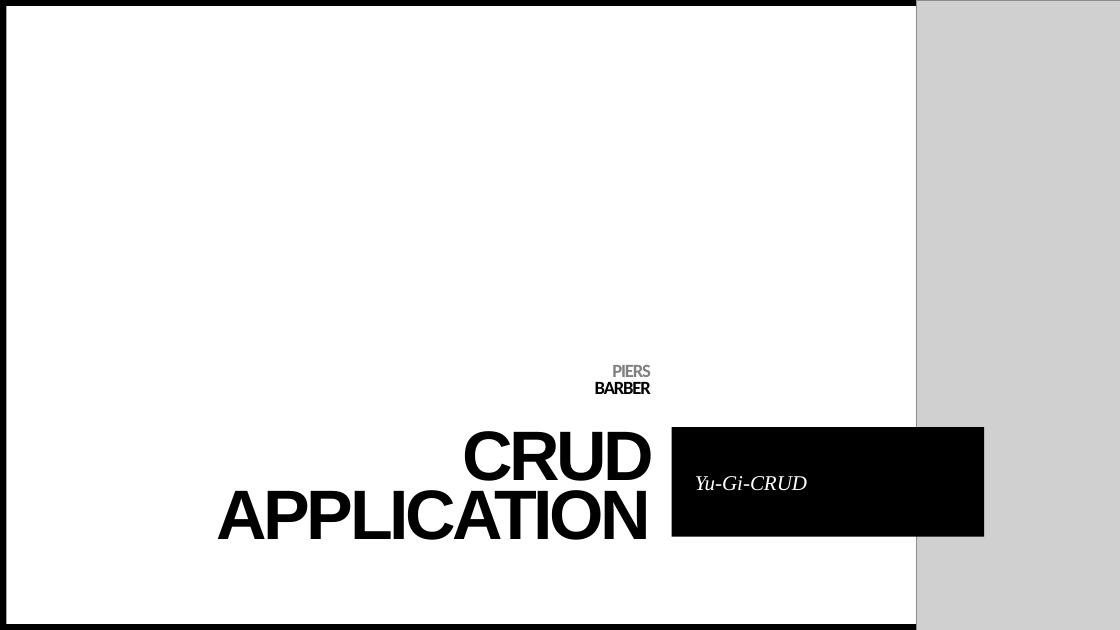
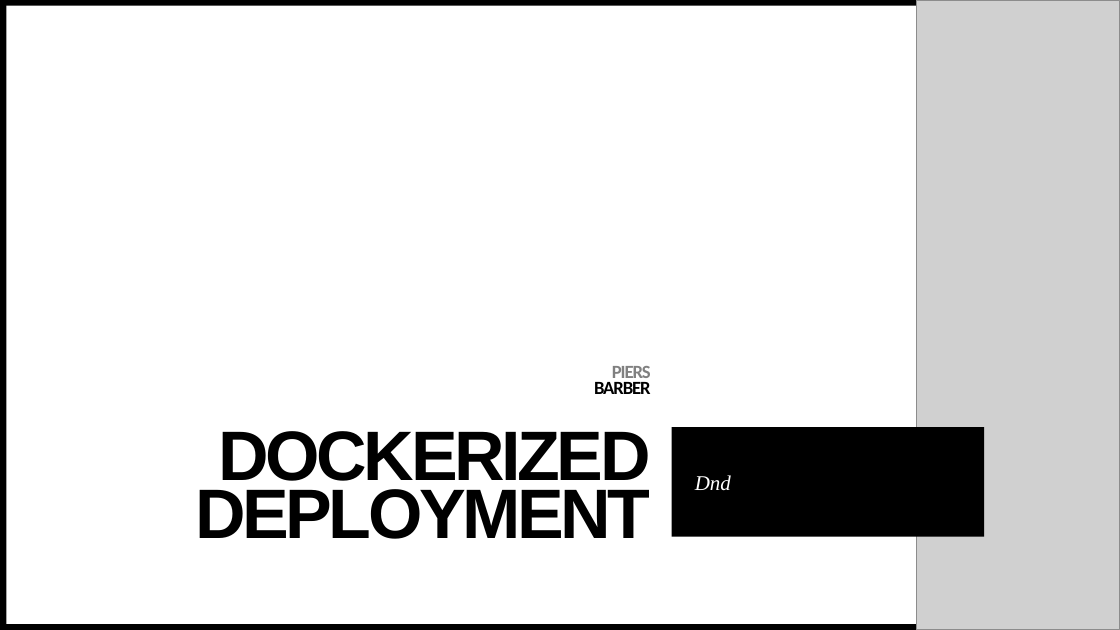
Before and after one commit to Marbul83/PiersProject, a slide deck: slide 1 of Media/DnDPresentation.pptx. Drawn at 1120x630 pixels with LibreOffice and Linux fonts; fonts in the diff are those of the drawing; grey boxes stand for pictures. Boxes give left, top, right and bottom in pixels: in the first picture for what was removed or moved away, otherwise in the second. Text is boxed around its words. In the diff, an @@ line names an element or a change of style, - is before the commit and + after.

```diff
--- a/Media/DnDPresentation.pptx
+++ b/Media/DnDPresentation.pptx
@@ text "PIERS BARBER" at (x1=594, y1=366, x2=651, y2=394): letter spacing -1 to -0.9 pt @@
@@ text at (x1=195, y1=431, x2=651, y2=539): text changed @@
-CRUD APPLICATION
+DOCKERIZED
+DEPLOYMENT
@@ rectangle "Dnd" at (x1=672, y1=428, x2=985, y2=537): subtitle to rectangle @@
@@ text in rectangle at (x1=695, y1=475, x2=731, y2=491): text changed @@
-Yu-Gi-CRUD
+Dnd
```
Also in this commit, not shown: 8 other slides changed, 5 slides added, 7 slides removed, 2 other files.
